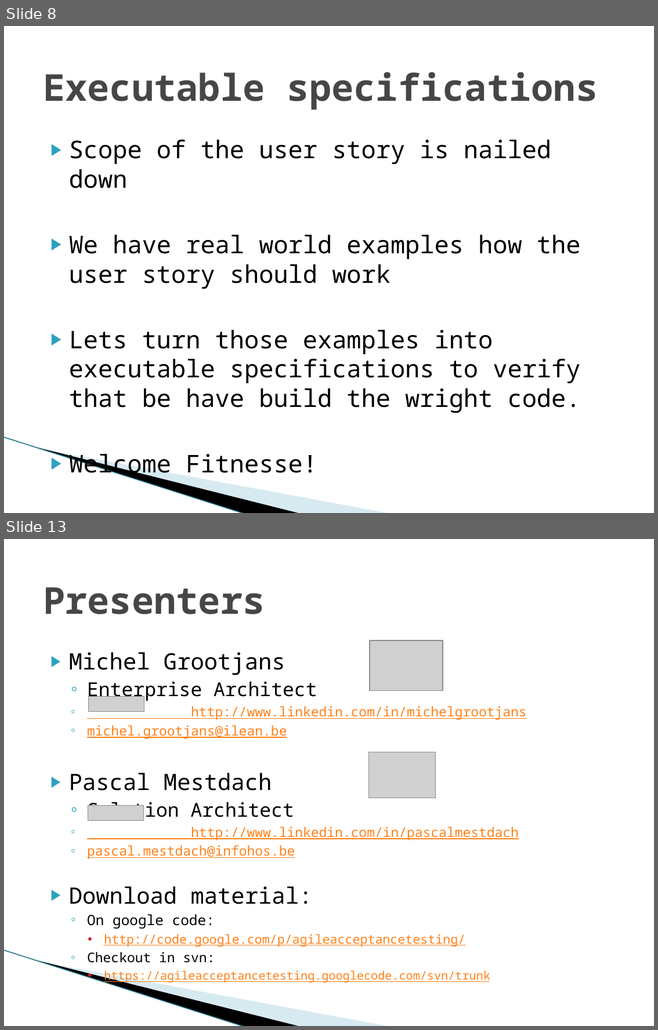
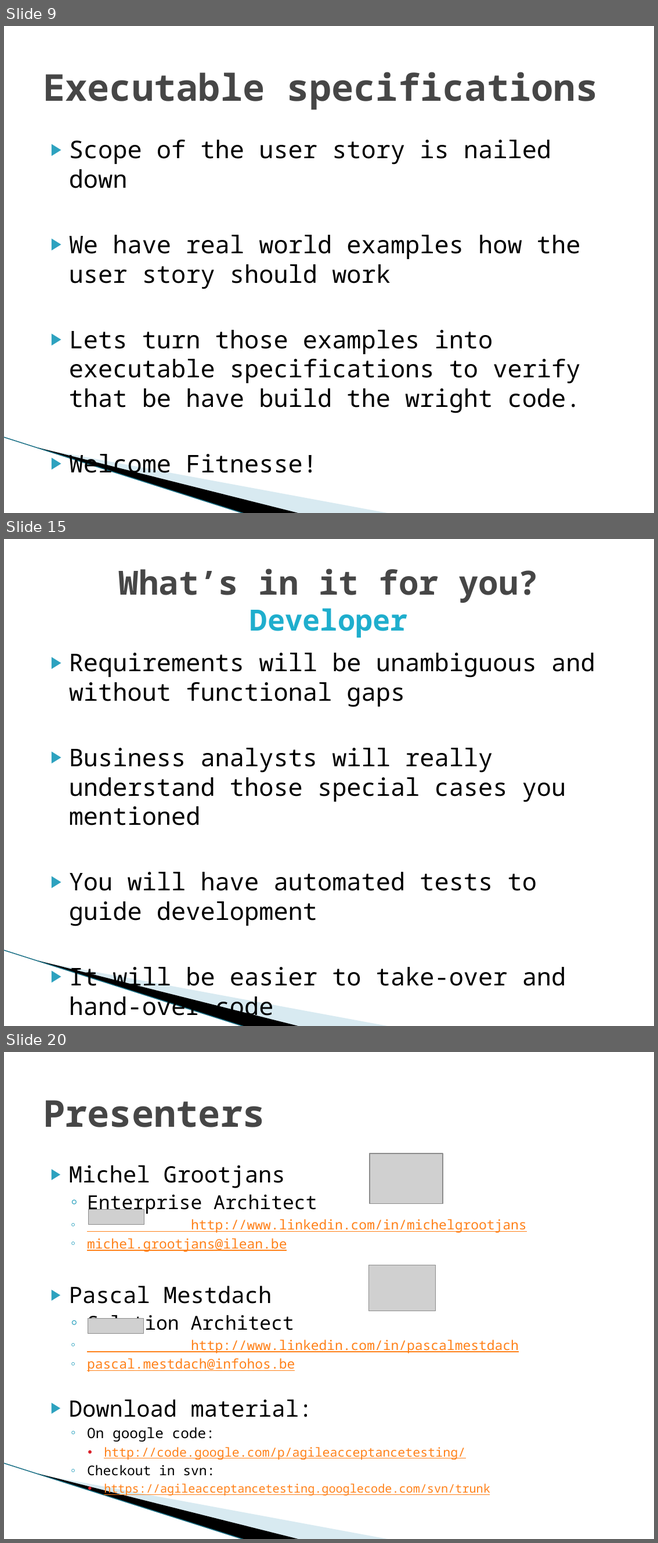
Before and after one commit to michelgrootjans/agileacceptancetesting, a slide deck: Slides/20090514_iLearn_AgileAcceptanceTesting.pptx. Shown one above the other, each under a label of ours: slides 8 and 13 before the commit, slides 9, 15 and 20 after it; the slides between them are not shown. The pictures are 658x1030 and 658x1543 pixels, drawn with LibreOffice and Linux fonts; fonts in the diff are those of the drawing; grey boxes stand for pictures; background and template pictures are left out. Boxes give left, top, right and bottom in pixels: in the first picture for what was removed or moved away, otherwise in the second. Text is boxed around its words. In the diff, an @@ line names an element or a change of style, - is before the commit and + after.

```diff
--- a/Slides/20090514_iLearn_AgileAcceptanceTesting.pptx
+++ b/Slides/20090514_iLearn_AgileAcceptanceTesting.pptx
@@ slide 15 added at box(4, 539, 654, 1026), background #FFFFFF; not listed: 3 template elements that a slide beside it also shows @@
@@ title added at box(119, 569, 538, 638), 36.9 pt, text #464646, bold @@
+What’s in it for you?
+Developer
@@ text added at box(69, 653, 595, 1022), 27 pt, text #000000 @@
+▶ Requirements will be unambiguous and without functional gaps
+▶ Business analysts will really understand those special cases you mentioned
+▶ You will have automated tests to guide development
+▶ It will be easier to take-over and hand-over code
@@ what was slide 8 is now slide 9 @@
@@ what was slide 13 is now slide 20 @@
```
Also in this commit, not shown: 3 slides changed, 7 other slides added, 1 slide removed.
